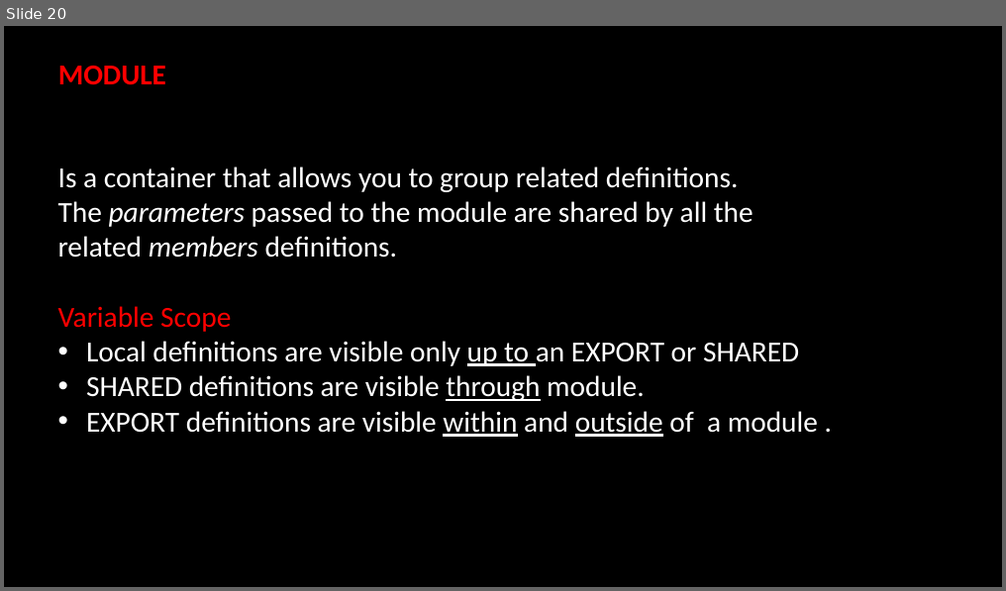
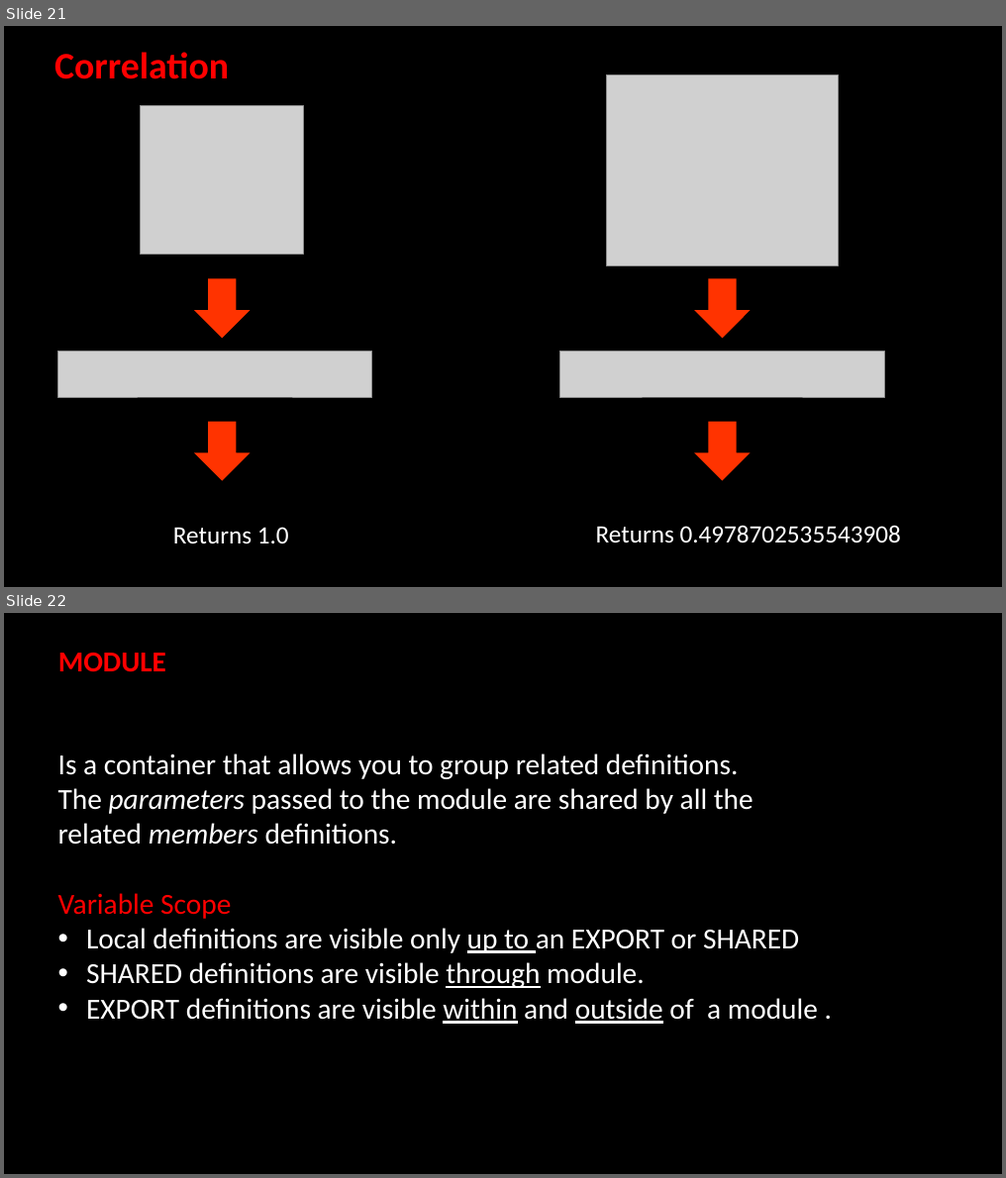
Before and after one commit to hpccsystems-solutions-lab/CodeDay_Feb2020, a slide deck: HPCC_Systems.pptx. Shown one above the other, each under a label of ours: slide 20 before the commit, slides 21 and 22 after it. The pictures are 1006x591 and 1006x1178 pixels, drawn with LibreOffice and Linux fonts; fonts in the diff are those of the drawing; grey boxes stand for pictures; background and template pictures are left out. Boxes give left, top, right and bottom in pixels: in the first picture for what was removed or moved away, otherwise in the second. Text is boxed around its words. In the diff, an @@ line names an element or a change of style, - is before the commit and + after.

```diff
--- a/HPCC_Systems.pptx
+++ b/HPCC_Systems.pptx
@@ slide 21 added at (x1=4, y1=26, x2=1002, y2=587), background picture (left out) @@
@@ text added at (x1=54, y1=52, x2=229, y2=79), 36 pt, text #FF0000, bold @@
+Correlation
@@ picture added at (x1=607, y1=75, x2=838, y2=266) @@
@@ picture added at (x1=141, y1=105, x2=303, y2=254) @@
@@ right arrow added at (x1=194, y1=279, x2=251, y2=338), fill #FF3300 @@
@@ right arrow added at (x1=694, y1=279, x2=750, y2=338), fill #FF3300 @@
@@ picture added at (x1=57, y1=352, x2=372, y2=397) @@
@@ picture added at (x1=560, y1=352, x2=884, y2=397) @@
@@ right arrow added at (x1=194, y1=422, x2=251, y2=481), fill #FF3300 @@
@@ right arrow added at (x1=694, y1=422, x2=750, y2=481), fill #FF3300 @@
@@ text added at (x1=173, y1=527, x2=289, y2=545), 24 pt, text #FFFFFF @@
+Returns 1.0
@@ text added at (x1=596, y1=525, x2=901, y2=544), 24 pt, text #FFFFFF @@
+Returns 0.4978702535543908
@@ what was slide 20 is now slide 22 @@
```
Also in this commit, not shown: 1 other slide added, 9 other files.
